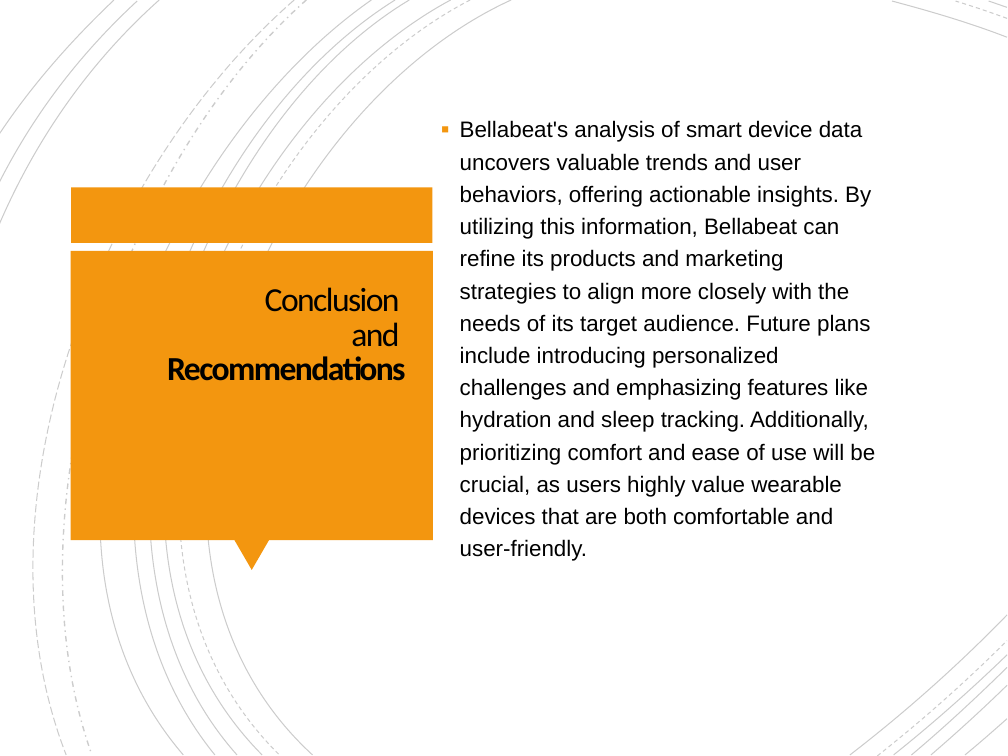
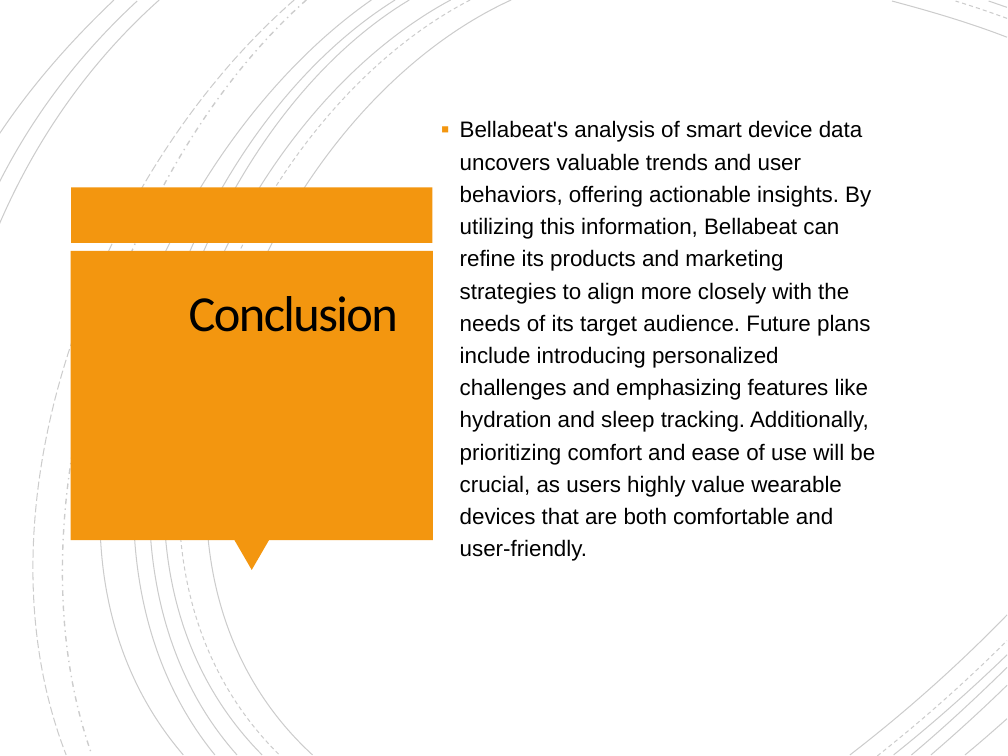
Before and after one commit to sulay01/Bellabeat_case_study, a slide deck: slide 8 of Bellabeat_Case_Study_Complete_Presentation (Orange)(1).pptx. Drawn at 1008x756 pixels with LibreOffice and Linux fonts; fonts in the diff are those of the drawing. Boxes give left, top, right and bottom in pixels: in the first picture for what was removed or moved away, otherwise in the second. Text is boxed around its words. In the diff, an @@ line names an element or a change of style, - is before the commit and + after.

```diff
--- a/Bellabeat_Case_Study_Complete_Presentation (Orange)(1).pptx
+++ b/Bellabeat_Case_Study_Complete_Presentation (Orange)(1).pptx
@@ title at bbox=[189, 296, 398, 332]: text changed; size 24 to 36 pt; bold off @@
-Conclusion
-and
-Recommendations
+Conclusion
```
